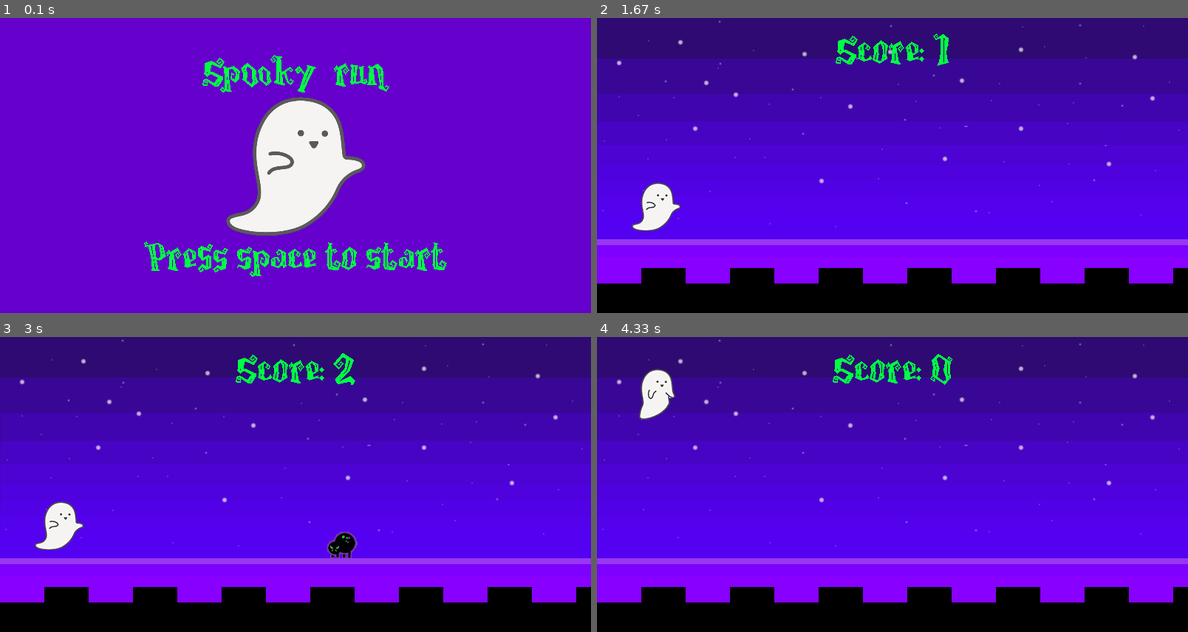
Above: before the commit, frames 1-4 (two rows, left to right).
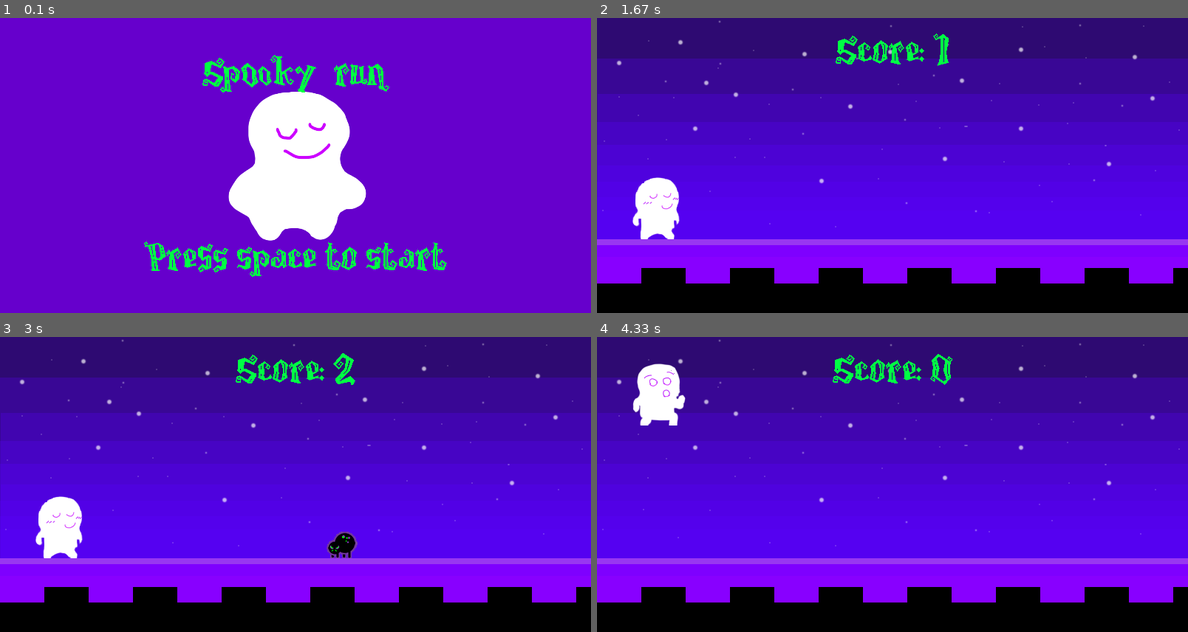
Above: after the commit, the same moments.

Repository: starowicz727/PygameProject
Game: pygame game, started from spooky_run.py
Two runs of this game, one before a commit and one after it. Both use one fixed random seed, a clock stepped at 60 frames per second and the inputs below.
Inputs:
- Up to frame 1 (0.1 s): no input
- Up to frame 2 (1.67 s): tap Space at 0.33 s
- Up to frame 3 (3 s): no input
- Up to frame 4 (4.33 s): tap Space at 3.17, 4.07 s

The runs differ from the first frame. In frame 1, 3.7% of the frame differs, in the area x 38-62%, y 25-76%; in frame 2, 0.8%; in frame 3, 0.8%; in frame 4, 0.9%.

Commit message:
zmiana ducha

Diff:
--- a/spooky_run.py
+++ b/spooky_run.py
@@ -7,7 +7,7 @@
 	def __init__(self):				# dlatego Player musi dziedziczyć po Sprite
 		super().__init__()
 		player_walk_1 = pygame.image.load('graphics/player/walk_1.png').convert_alpha() # wczytujemy pierwszy obrazek chodu gracza
-		player_walk_2 = pygame.image.load('graphics/player/walk_1.png').convert_alpha() # i drugi obrazek
+		player_walk_2 = pygame.image.load('graphics/player/walk_2.png').convert_alpha() # i drugi obrazek
 		self.player_walk = [player_walk_1,player_walk_2] # lista dwóch obrazków chodzenia
 		self.player_index = 0 # na początku pokazujemy obrazek nr 1
 		self.player_jump = pygame.image.load('graphics/player/jump.png').convert_alpha() # wczytujemy zdjęcie podskoku gracza
Binary file changed: graphics/Player/ghost_start.png
Binary file changed: graphics/Player/jump.png
Binary file changed: graphics/Player/walk_1.png
Binary file added: graphics/Player/walk_2.png
Binary file removed: graphics/Spider/walk_2.png
